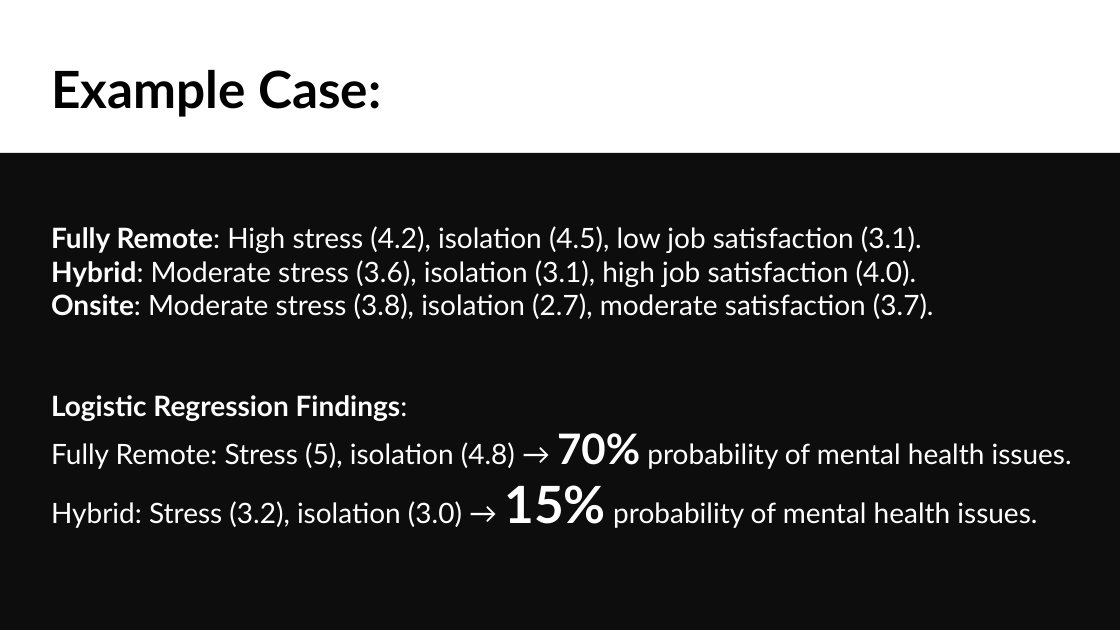
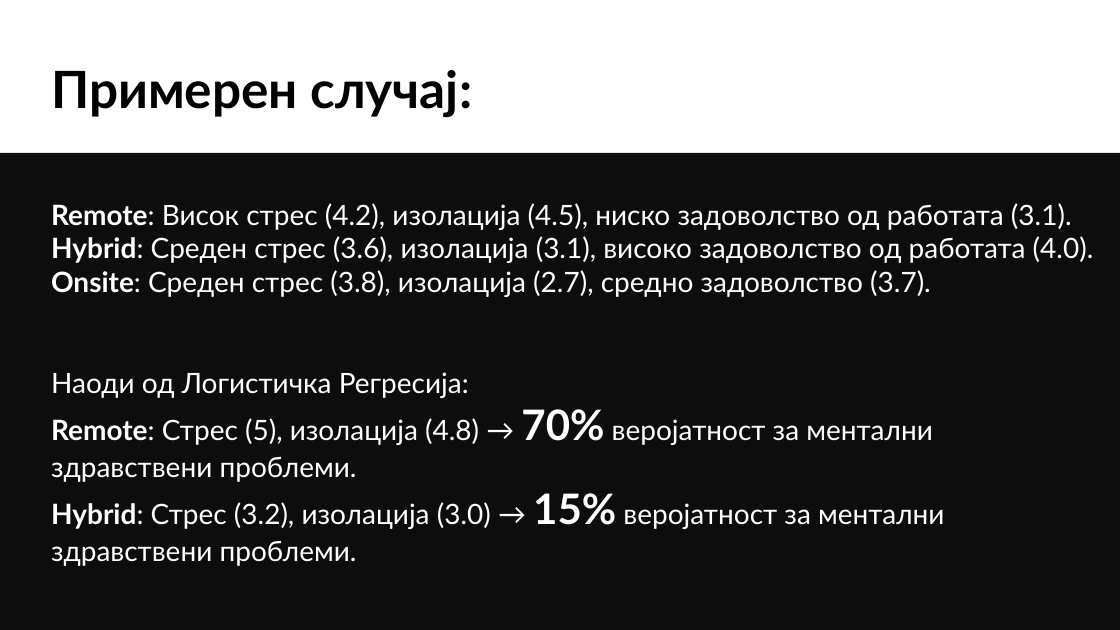
Before and after one commit to Berat02xz/FINKI-Academic-Journey, a slide deck: slide 6 of IMIKT - Методологија на истражувањето во ИКТ/Predicting Mental Health in Tech/How accurately can we predict mental health conditions.pptx. Drawn at 1120x630 pixels with LibreOffice and Linux fonts; fonts in the diff are those of the drawing. Boxes give left, top, right and bottom in pixels: in the first picture for what was removed or moved away, otherwise in the second. Text is boxed around its words. In the diff, an @@ line names an element or a change of style, - is before the commit and + after.

```diff
--- a/IMIKT - Методологија на истражувањето во ИКТ/Predicting Mental Health in Tech/How accurately can we predict mental health conditions.pptx
+++ b/IMIKT - Методологија на истражувањето во ИКТ/Predicting Mental Health in Tech/How accurately can we predict mental health conditions.pptx
@@ title at (51,70,472,118): text changed @@
-Example Case:
+Примерен случај:
@@ text at (51,203,1094,566): text changed @@
-Fully Remote: High stress (4.2), isolation (4.5), low job satisfaction (3.1).
-Hybrid: Moderate stress (3.6), isolation (3.1), high job satisfaction (4.0).
-Onsite: Moderate stress (3.8), isolation (2.7), moderate satisfaction (3.7).
-Logistic Regression Findings:
-Fully Remote: Stress (5), isolation (4.8) → 70% probability of mental health issues.
-Hybrid: Stress (3.2), isolation (3.0) → 15% probability of mental health issues.
+Remote: Висок стрес (4.2), изолација (4.5), ниско задоволство од работата (3.1).
+Hybrid: Среден стрес (3.6), изолација (3.1), високо задоволство од работата (4.0).
+Onsite: Среден стрес (3.8), изолација (2.7), средно задоволство (3.7).
+Наоди од Логистичка Регресија:
+Remote: Стрес (5), изолација (4.8) → 70% веројатност за ментални здравствени проблеми.
+Hybrid: Стрес (3.2), изолација (3.0) → 15% веројатност за ментални здравствени проблеми.
```
Also in this commit, not shown: 3 other slides changed, 6 slides added, 6 slides removed.
